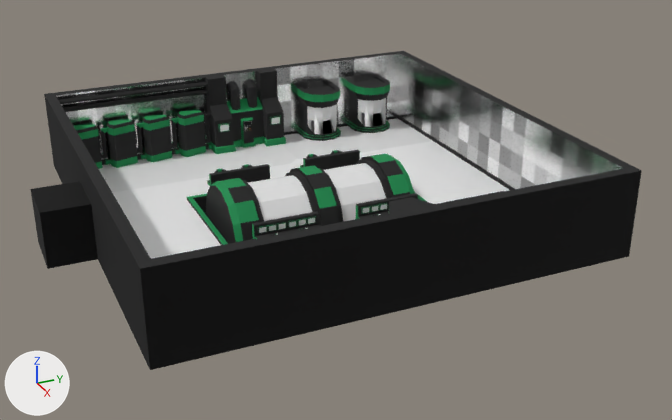
One commit to the FBX model Assets/Resources/MapSystem/Models/Rooms/Life Support/Life_Support_1x1x1.fbx: the scene before it, then after it.
The view is the same before and after, from a 50 mm camera at (76.0, -975.6, 37.1) aimed at (2.1, -942.3, 0.1). Arrows for +X, +Y and +Z are at lower left; the lights stay in place. The picture after the commit comes second. Where no turn or scale is listed for an object, it has been applied to the vertices.

In view in the first picture: 'Life_Support_1x1x1'.
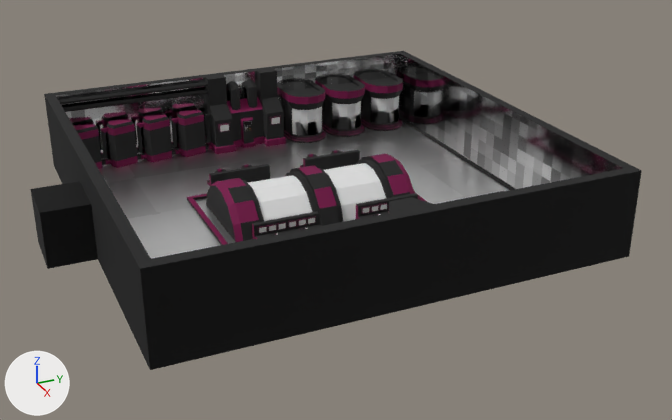
Patch to the scene script:
```diff
--- a/Assets/Resources/MapSystem/Models/Rooms/Life Support/Life_Support_1x1x1.fbx.py
+++ b/Assets/Resources/MapSystem/Models/Rooms/Life Support/Life_Support_1x1x1.fbx.py
@@ mat_col__lifesupport @@
 mat_col__lifesupport = principled_material('col. LifeSupport')
-mat_col__lifesupport.base_color = (0.00797, 0.271, 0.0813)  # green #168e51
+mat_col__lifesupport.base_color = (0.185, 0.0, 0.0633)  # dark purple #770047
 mat_col__lifesupport.metallic = 0.2
@@ mat_tex__room_floor @@
+mat_tex__room_floor = bpy.data.materials.new('Tex. Room Floor')
+# uses the picture img_floor_color_png
+# uses the picture img_wall_metallic_png
@@ mat_tex__room_wall_bad @@
+mat_tex__room_wall_bad = principled_material('Tex. Room Wall Bad')
+mat_tex__room_wall_bad.texture = img_wall_color_png
+mat_tex__room_wall_bad.metallic = 1.0
+mat_tex__room_wall_bad.roughness = 0.1
@@ me_плоскость_060 @@
 # used by ob_life_support_1x1x1; location = (0.0, -944.0, 0.0)
-me_плоскость_060.from_pydata(...)  # 2996 vertices, 2716 faces; spans x -21.0..21.0, y -25.2..21.0, z -6.3..8.0
+me_плоскость_060.from_pydata(...)  # 3124 vertices, 2824 faces; spans x -21.0..21.0, y -25.2..21.0, z -6.3..8.0
+# me_плоскость_060 part 1: a new loose piece of 128 vertices spanning x -20.0..-16.2, y 4.8..9.5, z 0.0..5.5
+# me_плоскость_060 part 2: a new loose piece of 128 vertices spanning x -20.0..-16.2, y 14.8..19.5, z 0.0..5.5
+# me_плоскость_060 part 3
+# 141 vertices are removed from x -20.0..20.0, y 0.0..17.8, z 0.0..5.5
+# 244 faces are deleted
+# 8 vertices in x -20.0..-18.0, y 17.3, z 0.5..3.8 move by (0.0, -7.1, 0.0)
+# 8 vertices in x -20.0..-18.0, y 13.5, z 0.5..3.8 move by (0.0, 0.6, 0.0)
+# 8 vertices in x -20.0..-16.9, y 17.1, z 4.6..5.5 move by (0.0, -6.6, 0.0)
+# 6 vertices in x -20.0..-18.0, y 13.3, z 0.2..0.5 move by (0.0, 1.0, 0.0)
+# 6 vertices in x -20.0..-17.9, y 13.1, z 0.0..0.2 move by (0.0, 1.4, 0.0)
+# 6 vertices in x -20.0..-17.9, y 17.7, z 4.6..5.5 move by (0.0, -7.8, 0.0)
+# 67 vertices move from x -20.0..-16.2, y 13.2..17.8, z 0.0..5.5 to x -20.0..-16.2, y 9.8..14.4, z 0.0..5.5
+# 13 vertices are added at x -18.0..2.5, y -2.5..11.6, z 0.0..0.5
+# 76 new faces join them, mat_col__plating (black #1b1b1b)
+# 5 new faces join them, mat_light_g (white #e7e7e7)
+# 27 new faces join them, mat_col__lifesupport (dark purple #770047)
+# 5 new faces join them, mat_light_b (white #e7e7e7)
+# 4 new faces join them, mat_tex__room_wall_bad (picture img_wall_color_png)
+# 9 new faces join them, mat_tex__room_floor
+# me_плоскость_060 part 4: 19 faces spanning x -20.0..20.0, y -20.0..20.0, z 0.0..8.0 switch from mat_tex__wall to mat_tex__room_wall_bad (picture img_wall_color_png)
 me_плоскость_060.materials.append(mat_col__plating)
 me_плоскость_060.materials.append(mat_dark)
-me_плоскость_060.materials.append(mat_tex__floor)  # picture img_floor_color_png
 me_плоскость_060.materials.append(mat_frame)
@@ me_плоскость_060 @@
 me_плоскость_060.materials.append(mat_col__bathroom)
+me_плоскость_060.materials.append(mat_tex__room_floor)
```

Pixel boxes (x1, y1, x2, y2) of what changed, in the pictures (672 x 420 px):
'Life_Support_1x1x1', recoloured, reshaped (white to grey)
    both: (30, 51, 642, 370)
part 1 of me_плоскость_060, added
    after: (282, 85, 326, 143)
part 2 of me_плоскость_060, added
    after: (361, 75, 403, 131)
part 3 of me_плоскость_060, reshaped
    both: (99, 71, 509, 259)
part 4 of me_плоскость_060, recoloured (darker)
    both: (56, 54, 623, 189)
